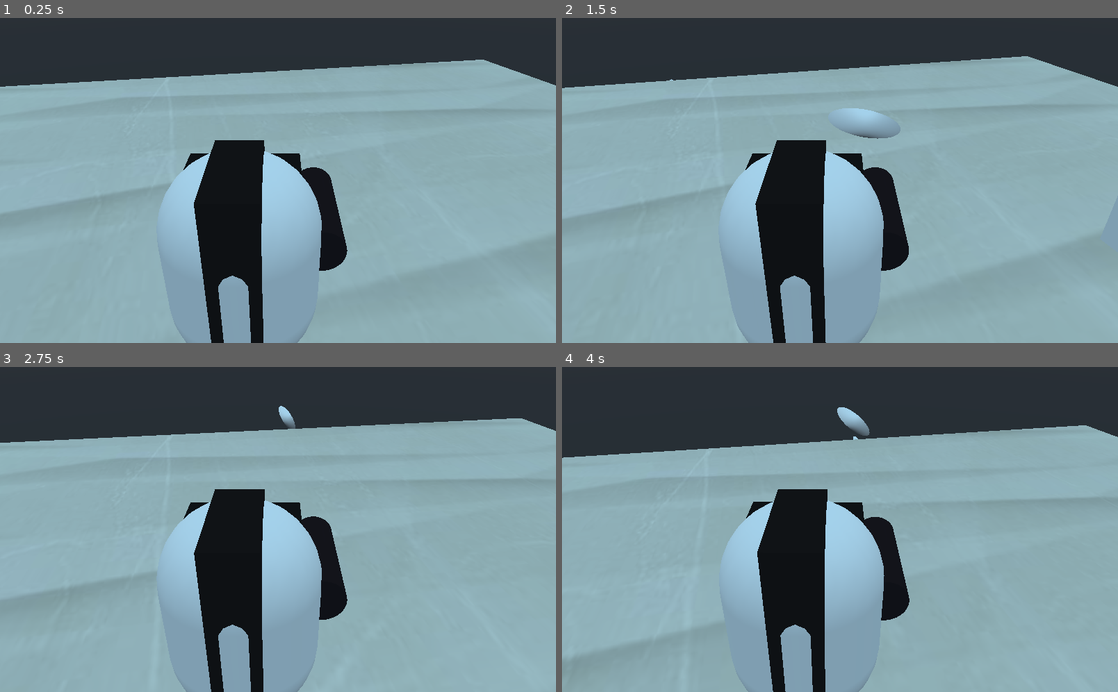
Above: before the commit, frames 1-4 (two rows, left to right).
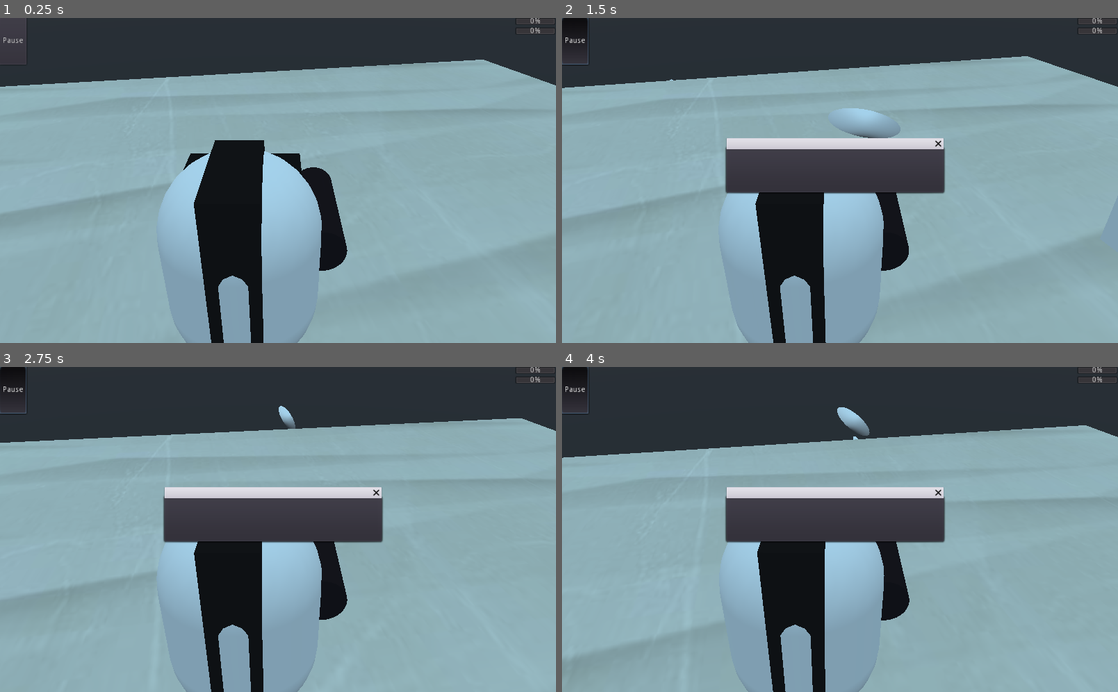
Above: after the commit, the same moments.

Repository: MrPeanutbutter434/Laser-Game-FPS
Game: Godot game, scene res://Scenes/Landing.tscn
Same seed, same stepped clock (60 frames per second), same inputs: the game is played once before the commit and once after it.
Inputs (mouse positions are in pixels of both pictures, inside the frame that each line leads up to):
- Up to frame 1 (0.25 s): no input
- Up to frame 2 (1.5 s): click (573, 40) at 0.5 s, where only the run after the commit has a clickable "Pause"; move the mouse to (867, 180) at 1.27 s; hold Up (move_forward) from 1.28 s (still down); click (867, 180) at 1.35 s
- Up to frame 3 (2.75 s): keep holding Up (move_forward); move the mouse to (250, 529) at 2.02 s; click (250, 529) at 2.1 s
- Up to frame 4 (4 s): keep holding Up (move_forward); move the mouse to (851, 523) at 2.77 s; click (851, 523) at 2.85 s; move the mouse to (834, 536) at 3.52 s; click (834, 536) at 3.6 s

The runs differ from the first frame. In frame 1, 0.1% of the frame differs, in the area x 0-100%, y 0-15%; in frame 2, 7.1%; in frame 3, 7.1%, in the area x 0-100%, y 0-55%; in frame 4, 7.1%.

Commit message:
Added static UI for gameplay (#9)
* Added static UI

Includes pause button and progress indicators for health and ammo

* Add gameplay ui

Added basic ui for pause menu

Diff:
--- a/Scenes/Landing.tscn
+++ b/Scenes/Landing.tscn
@@ -1,8 +1,9 @@
-[gd_scene load_steps=6 format=2]
+[gd_scene load_steps=7 format=2]
 
 [ext_resource path="res://Scenes/Players/Player.tscn" type="PackedScene" id=1]
 [ext_resource path="res://Scenes/Levels/Level1.tscn" type="PackedScene" id=2]
 [ext_resource path="res://Scenes/Players/Bot.tscn" type="PackedScene" id=3]
+[ext_resource path="res://Scenes/UI/UI.tscn" type="PackedScene" id=4]
 
 [sub_resource type="BoxShape" id=1]
 
@@ -43,4 +44,6 @@
 
 [node name="Bot" parent="Bot" instance=ExtResource( 3 )]
 transform = Transform( 1, 0, 0, 0, -1.62921e-07, -1, 0, 1, -1.62921e-07, -8.07628, 1.94815, 0 )
+
+[node name="UI" parent="." instance=ExtResource( 4 )]
 [connection signal="player_position" from="Player" to="Bot/Bot" method="_on_Player_player_position"]
--- a/Scenes/Scripts/Player.gd
+++ b/Scenes/Scripts/Player.gd
@@ -21,7 +21,7 @@
 var rotation_helper
 var dir: Vector3
 var vel: Vector3
-var camera
+var camera: Camera
 
 func _ready():
 	rotation_helper = $RotationHelper
--- /dev/null
+++ b/Scenes/Scripts/UI.gd
@@ -0,0 +1,17 @@
+extends CanvasLayer
+
+
+
+# Called when the node enters the scene tree for the first time.
+func _ready():
+	pass # Replace with function body.
+
+
+# Called every frame. 'delta' is the elapsed time since the previous frame.
+#func _process(delta):
+#	pass
+
+
+func _on_Pause_toggled(button_pressed:bool):
+	if(button_pressed):
+		$PauseDialog.show()
--- /dev/null
+++ b/Scenes/UI/UI.tscn
@@ -0,0 +1,48 @@
+[gd_scene load_steps=2 format=2]
+
+[ext_resource path="res://Scenes/Scripts/UI.gd" type="Script" id=1]
+
+[node name="UI" type="CanvasLayer"]
+script = ExtResource( 1 )
+
+[node name="HBoxContainer" type="HBoxContainer" parent="."]
+anchor_top = -0.002
+anchor_right = 0.999
+anchor_bottom = 0.144
+margin_left = -1.33635
+margin_top = -0.136346
+margin_right = 0.687561
+margin_bottom = 0.263649
+custom_constants/separation = 900
+__meta__ = {
+"_edit_use_anchors_": false
+}
+
+[node name="Pause" type="Button" parent="HBoxContainer"]
+margin_right = 50.0
+margin_bottom = 87.0
+toggle_mode = true
+text = "Pause"
+
+[node name="VBoxContainer" type="VBoxContainer" parent="HBoxContainer"]
+margin_left = 950.0
+margin_right = 1024.0
+margin_bottom = 87.0
+size_flags_horizontal = 3
+size_flags_vertical = 3
+
+[node name="HealthBar" type="ProgressBar" parent="HBoxContainer/VBoxContainer"]
+margin_right = 74.0
+margin_bottom = 14.0
+
+[node name="WeaponsBar" type="ProgressBar" parent="HBoxContainer/VBoxContainer"]
+margin_top = 18.0
+margin_right = 74.0
+margin_bottom = 32.0
+
+[node name="PauseDialog" type="WindowDialog" parent="."]
+margin_left = 303.045
+margin_top = 242.46
+margin_right = 703.046
+margin_bottom = 322.46
+[connection signal="toggled" from="HBoxContainer/Pause" to="." method="_on_Pause_toggled"]
